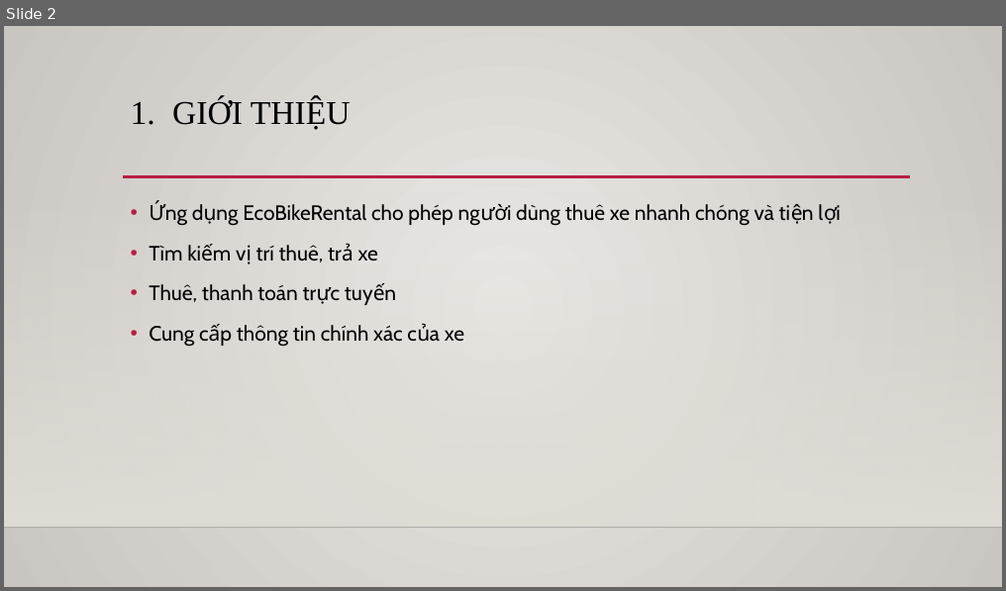
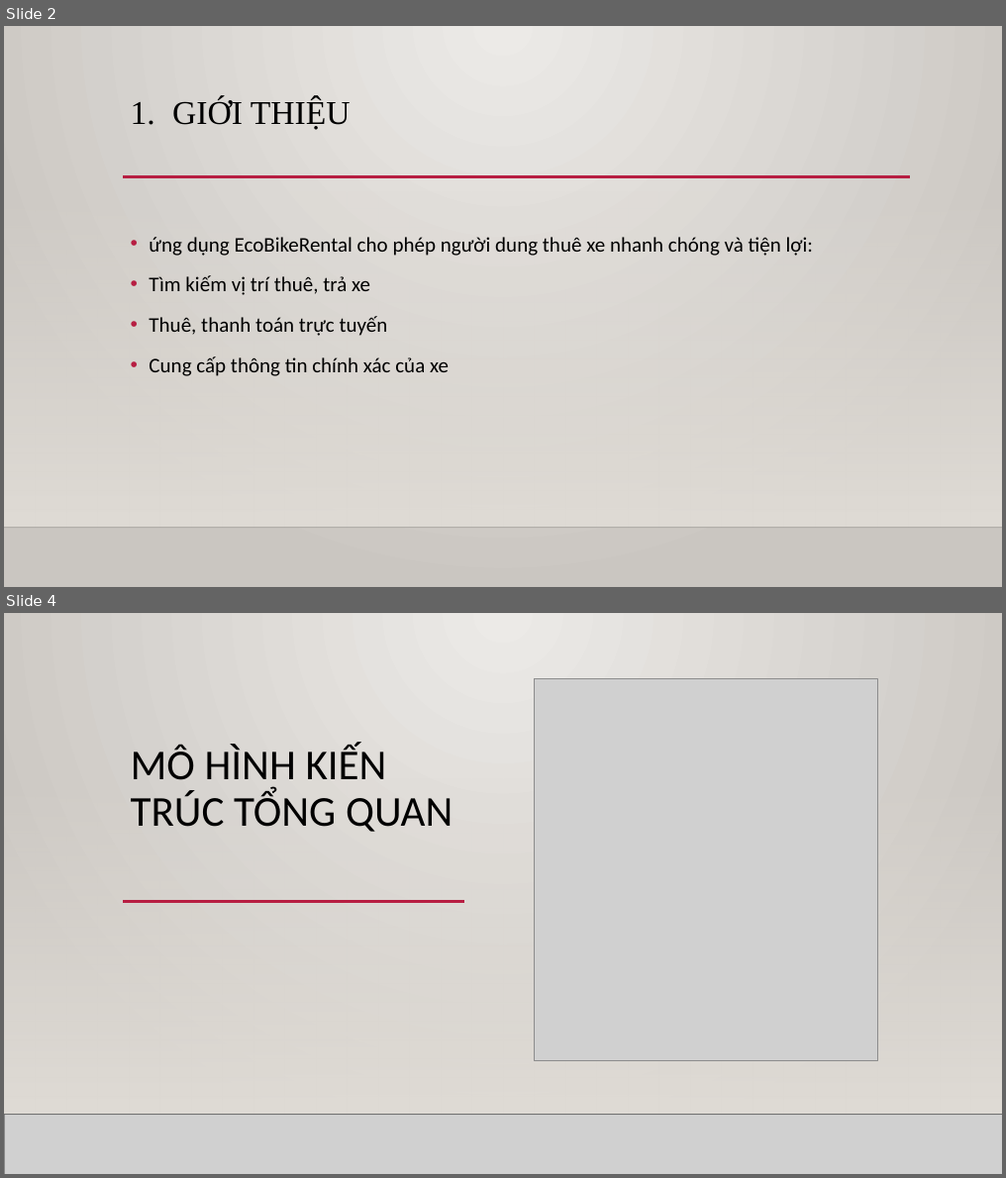
Before and after one commit to lam419/TKXDPM.KSCQ.20211-22, a slide deck: Design/TKXDPM.pptx. Shown one above the other, each under a label of ours: slide 2 before the commit, slides 2 and 4 after it; the slides between them are not shown. The pictures are 1006x591 and 1006x1178 pixels, drawn with LibreOffice and Linux fonts; fonts in the diff are those of the drawing; grey boxes stand for pictures; background and template pictures are left out. Boxes give left, top, right and bottom in pixels: in the first picture for what was removed or moved away, otherwise in the second. Text is boxed around its words. In the diff, an @@ line names an element or a change of style, - is before the commit and + after.

```diff
--- a/Design/TKXDPM.pptx
+++ b/Design/TKXDPM.pptx
@@ slide 4 added at (4, 613, 1002, 1174), background gradient #ECEAE7 to #CAC7C1; not listed: 3 template elements that a slide beside it also shows @@
@@ rectangle added at (4, 613, 1002, 1174), fill gradient #ECEAE7 to #CAC7C1 @@
@@ picture added at (535, 679, 877, 1060) @@
@@ title added at (131, 745, 452, 832), 41 pt, text #000000 @@
+MÔ HÌNH KIẾN TRÚC TỔNG QUAN
@@ rectangle added at (4, 778, 1002, 1115), fill gradient #DFDBD5 @@
@@ rectangle added at (4, 778, 1002, 1115), fill gradient #DFDBD5 @@
@@ line added from (123, 902) to (464, 902), #B71E42 2.5 pt @@
@@ line added from (202, 902) to (909, 902), #B71E42 2.5 pt @@
@@ line added from (4, 1115) to (1002, 1115), #000001 1 pt @@
@@ picture added at (4, 1115, 1002, 1174) @@
@@ line added from (4, 1115) to (1002, 1115), #000001 1 pt @@
@@ slide 2 changed as well @@
@@ background gradient #EBE9E6 to #C9C5C0 to gradient #ECEAE7 to #CAC7C1 @@
@@ text "ứng dụng EcoBikeRental cho phép ...": place and size @@
-text "ứng dụng EcoBikeRental cho phép ..." at (149, 204, 774, 347)
+text "ứng dụng EcoBikeRental cho phép ..." at (149, 237, 813, 376)
@@ text at (149, 237, 813, 256): text changed; font Cabin to Calibri @@
-• Ứng dụng EcoBikeRental cho phép người dùng thuê xe nhanh chóng và tiện lợi
+• ứng dụng EcoBikeRental cho phép người dung thuê xe nhanh chóng và tiện lợi:
@@ text at (149, 275, 449, 376): font Cabin to Calibri in "Tìm kiếm vị trí thuê, trả xe", "Thuê, thanh toán trực tuyến", "Cung cấp thông tin chính xác của ..." @@
```
Also in this commit, not shown: 5 other slides changed, 5 other slides added.
